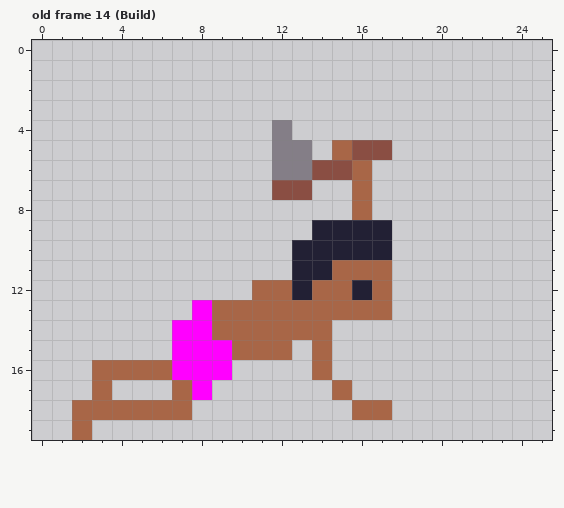
Pixel-art file: Pixel Art/Units/Worker.ase. The picture above is the old version.
26x20 pixels, 74 frames. Shown: old frame 14 (Build). The commit also changed other frames, which this record leaves out.
Once edited:
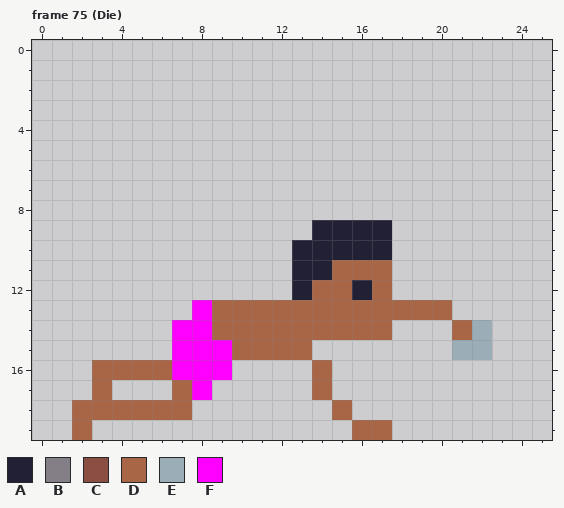
Palette (. is transparent): A #222034  B #847e87  C #8a4e43  D #a86647  E #9badb7  F #ff00ff
A new or re-ordered frame is compared with the old frame closest to it.
Edits made:
frames 74 -> 85
Frame 75 (Die) is new; against old frame 14 (Build), layer "Human":
There is now colour D in row 13 at x 18 to 20; in row 14 at x 15 to 17 and 21; in row 15 at x 13; in row 17 at x 14; in row 18 at x 15; in row 19 at x 16 to 17.
There is now colour E in row 14 at x 22; in row 15 at x 21 to 22.
Colour B is gone in row 4 at x 12; in rows 5 to 6 at x 12 to 13.
Colour C is gone in row 5 at x 16 to 17; in row 6 at x 14 to 15; in row 7 at x 12 to 13.
Colour D is gone in row 5 at x 15; in rows 6 to 8 at x 16; in row 12 at x 11 to 12; in row 15 at x 14; in row 17 at x 15; in row 18 at x 16 to 17.
Boxes around the changes in both pictures, in picture pixels (x1, y1, x2, y2):
erased: (272, 120, 392, 220)
changed: (252, 280, 492, 440)
